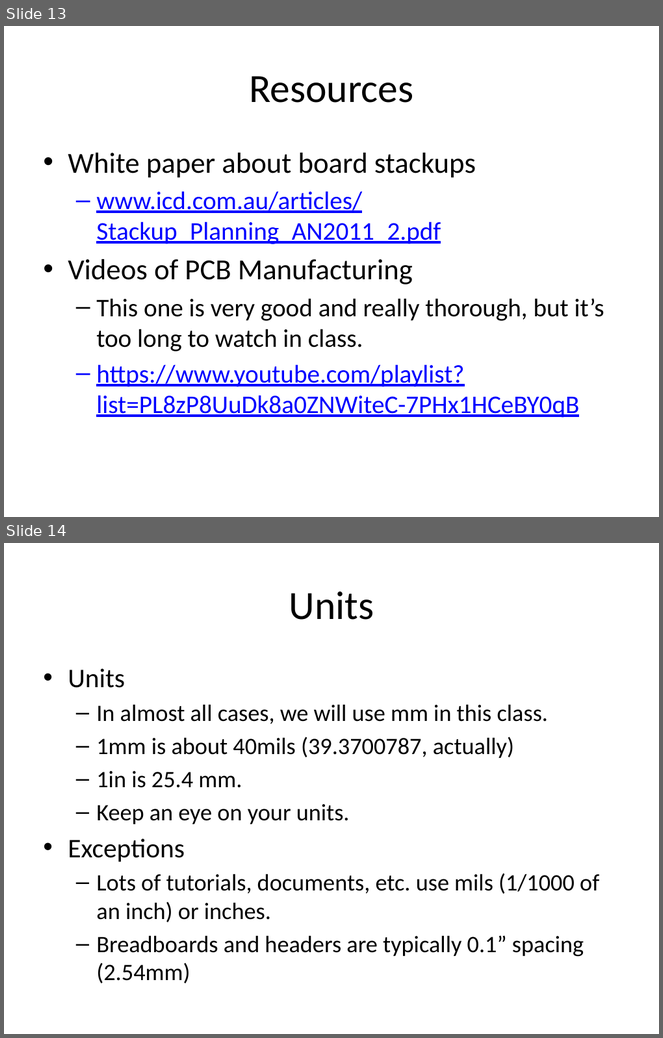
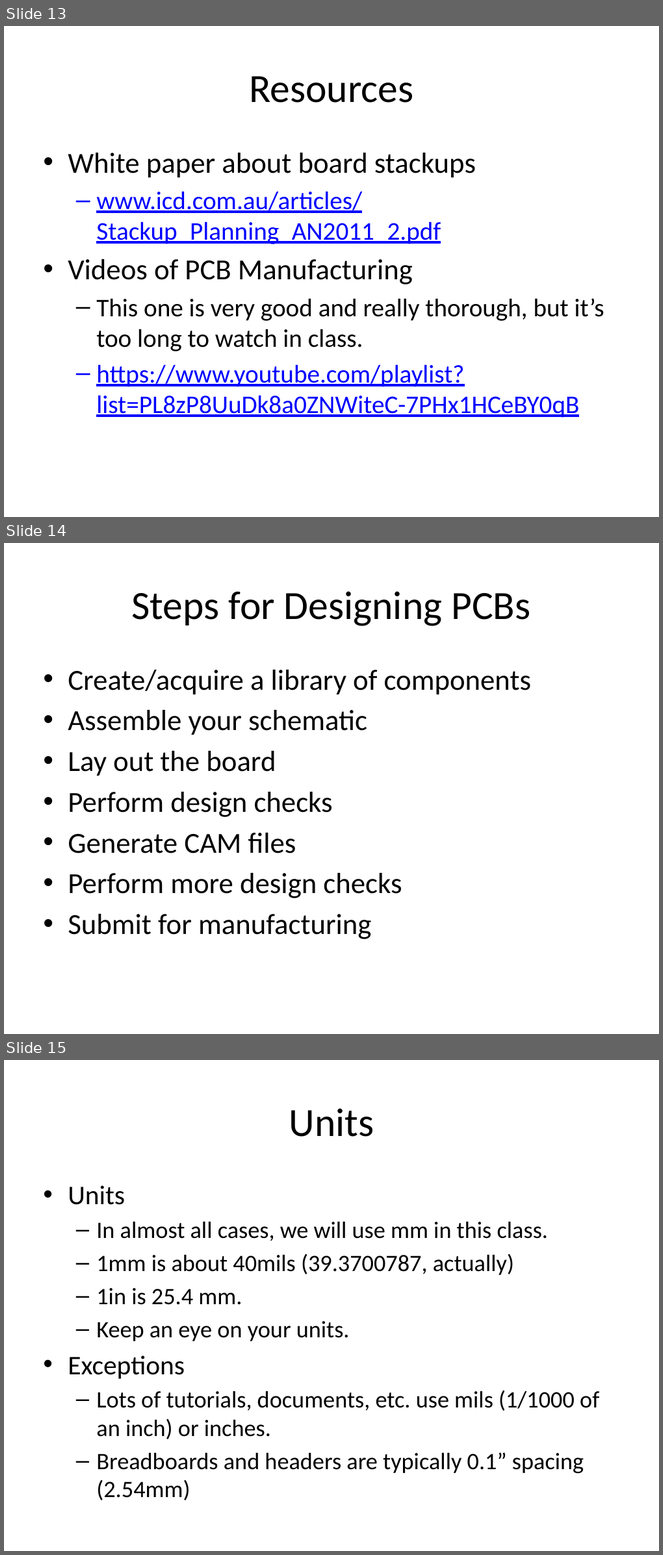
Before and after one commit to NVSL/QuadClass-Resources, a slide deck: Lecture Slides/Lab01-Eagle-Intro.pptx. Shown one above the other, each under a label of ours: slides 13 and 14 before the commit, slides 13, 14 and 15 after it. The pictures are 663x1038 and 663x1555 pixels, drawn with LibreOffice and Linux fonts; fonts in the diff are those of the drawing. Boxes give left, top, right and bottom in pixels: in the first picture for what was removed or moved away, otherwise in the second. Text is boxed around its words. In the diff, an @@ line names an element or a change of style, - is before the commit and + after.

```diff
--- a/Lecture Slides/Lab01-Eagle-Intro.pptx
+++ b/Lecture Slides/Lab01-Eagle-Intro.pptx
@@ slide 14 added at bbox=[4, 543, 659, 1034], background #FFFFFF @@
@@ title added at bbox=[132, 591, 530, 626], 44 pt, text #000000 @@
+Steps for Designing PCBs
@@ text added at bbox=[68, 670, 532, 939], 32 pt, text #000000 @@
+• Create/acquire a library of components
+• Assemble your schematic
+• Lay out the board
+• Perform design checks
+• Generate CAM files
+• Perform more design checks
+• Submit for manufacturing
@@ what was slide 14 is now slide 15 @@
```
Also in this commit, not shown: 1 slide changed, 4 other slides added, 3 other files.
